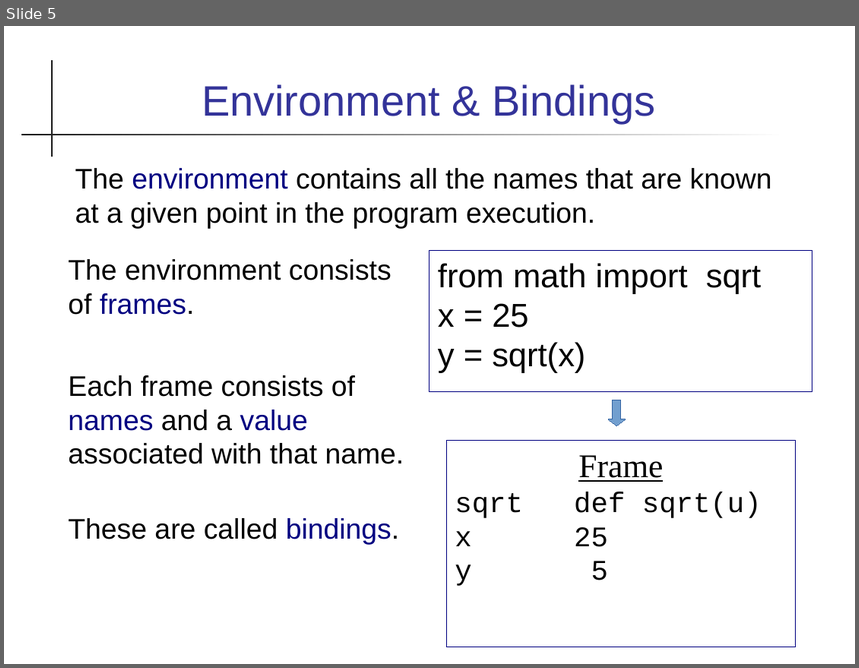
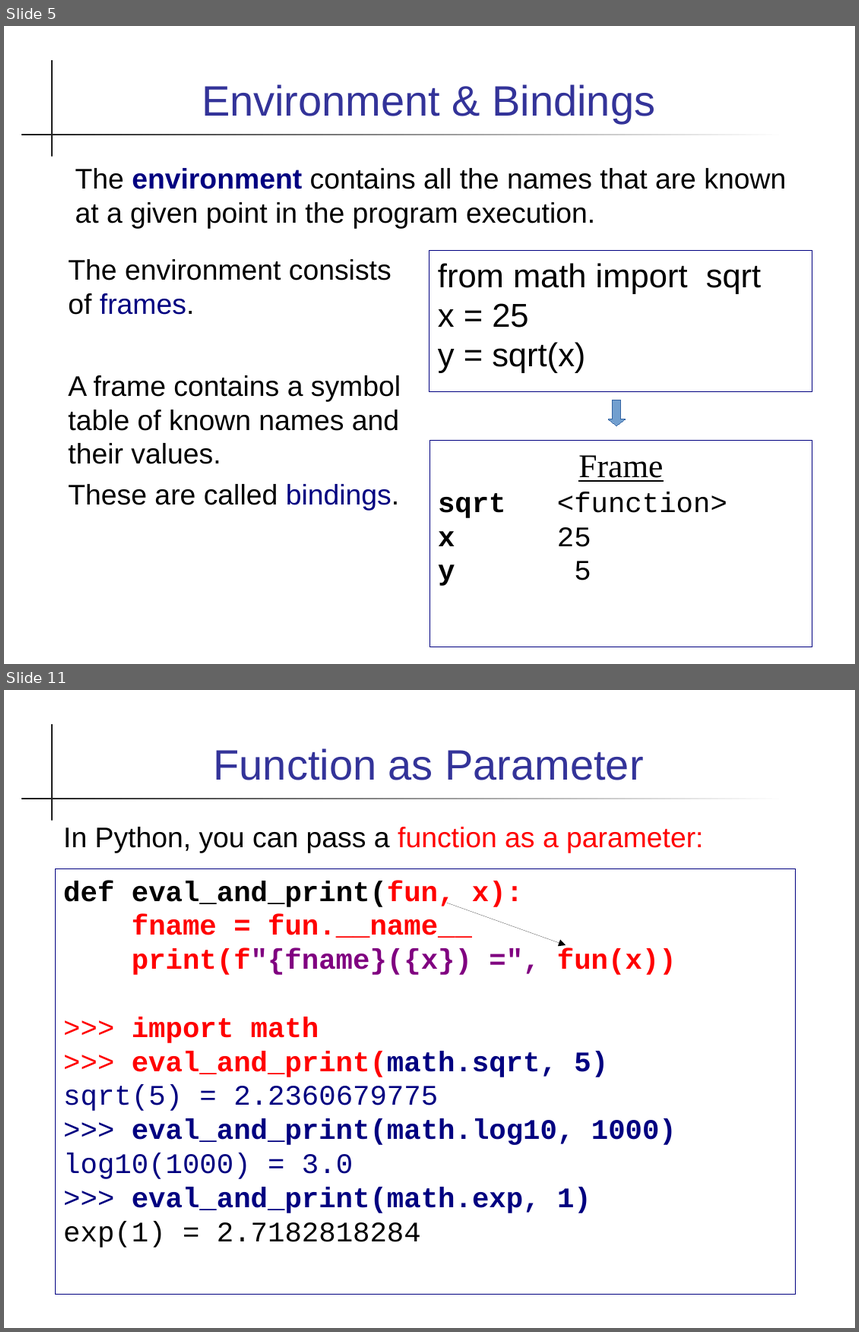
Before and after one commit to cpske/Prog2, a slide deck: functional/Functional-Programming.pptx. Shown one above the other, each under a label of ours: slide 5 before the commit, slides 5 and 11 after it; the slides between them are not shown. The pictures are 859x668 and 859x1332 pixels, drawn with LibreOffice and Linux fonts; fonts in the diff are those of the drawing. Boxes give left, top, right and bottom in pixels: in the first picture for what was removed or moved away, otherwise in the second. Text is boxed around its words. In the diff, an @@ line names an element or a change of style, - is before the commit and + after.

Commit message:
add feedback & presentation on functional prog.

```diff
--- a/functional/Functional-Programming.pptx
+++ b/functional/Functional-Programming.pptx
@@ slide 11 added at [4, 690, 855, 1328], background #FFFFFF; not listed: 2 template elements that a slide beside it also shows @@
@@ text added at [214, 749, 643, 780], 36 pt, text #333399 @@
+Function as Parameter
@@ text added at [63, 827, 703, 853], 24 pt, text #FF0000 @@
+In Python, you can pass a function as a parameter:
@@ rectangle added at [55, 869, 796, 1294], outline #000080 0.75 pt, 24 pt, text #000080, bold @@
+def eval_and_print(fun, x):
+fname = fun.__name__
+print(f"{fname}({x}) =", fun(x))
+>>> import math
+>>> eval_and_print(math.sqrt, 5)
+sqrt(5) = 2.2360679775
+>>> eval_and_print(math.log10, 1000)
+log10(1000) = 3.0
+>>> eval_and_print(math.exp, 1)
+exp(1) = 2.7182818284
@@ arrow added from (446, 903) to (566, 945), #000000 0.75 pt @@
@@ slide 5 changed as well @@
@@ text "The environment contains all the ..." at [75, 168, 786, 229]: bold on in "environment" @@
@@ text at [68, 376, 401, 465]: text changed @@
-Each frame consists of names and a value associated with that name.
+A frame contains a symbol table of known names and their values.
@@ rectangle "Frame": place and size @@
-rectangle "Frame" at [446, 440, 796, 648]
+rectangle "Frame" at [430, 440, 813, 648]
@@ text in rectangle at [438, 492, 728, 518]: text changed @@
-sqrt def sqrt(u)
+sqrt <function>
@@ text in rectangle at [557, 528, 591, 581]: bold on in "x", "y" @@
```
Also in this commit, not shown: 3 other slides changed, 20 other slides added, 2 slides removed, 4 other files.
